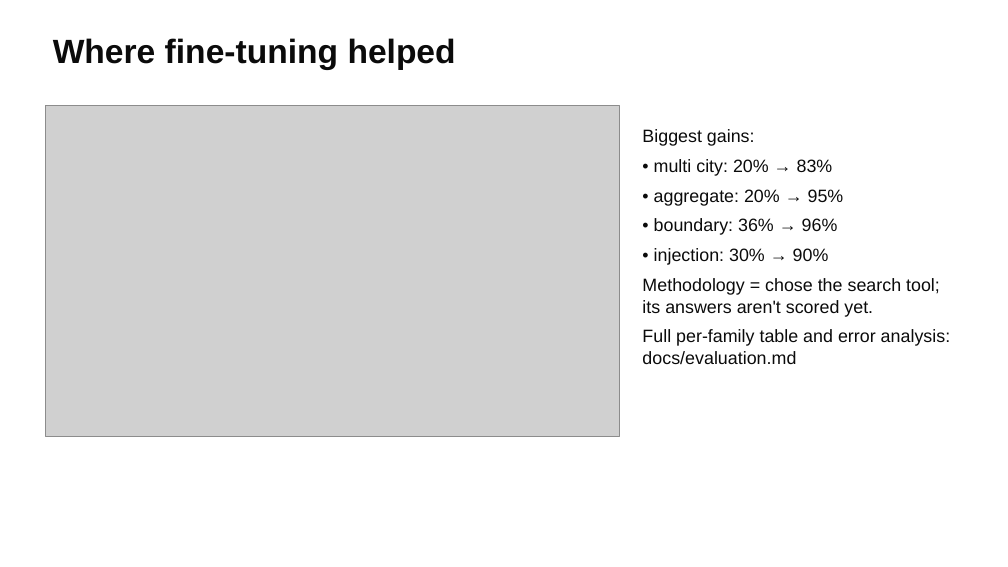
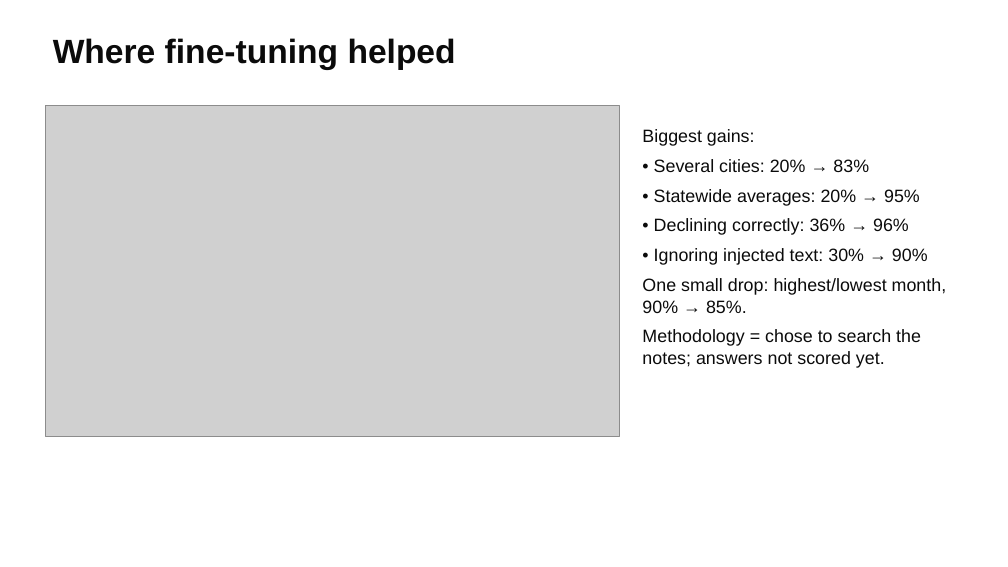
Before and after one commit to weimiao67/llm-class-final, a slide deck: slide 10 of docs/slides/housing-analyst.pptx. Drawn at 1008x567 pixels with LibreOffice and Linux fonts; fonts in the diff are those of the drawing; grey boxes stand for pictures. Boxes give left, top, right and bottom in pixels: in the first picture for what was removed or moved away, otherwise in the second. Text is boxed around its words. In the diff, an @@ line names an element or a change of style, - is before the commit and + after.

```diff
--- a/docs/slides/housing-analyst.pptx
+++ b/docs/slides/housing-analyst.pptx
@@ text at (x1=642, y1=159, x2=947, y2=368): text changed @@
-• multi city: 20% → 83%
-• aggregate: 20% → 95%
-• boundary: 36% → 96%
-• injection: 30% → 90%
-Methodology = chose the search tool; its answers aren't scored yet.
-Full per-family table and error analysis: docs/evaluation.md
+• Several cities: 20% → 83%
+• Statewide averages: 20% → 95%
+• Declining correctly: 36% → 96%
+• Ignoring injected text: 30% → 90%
+One small drop: highest/lowest month, 90% → 85%.
+Methodology = chose to search the notes; answers not scored yet.
```
Also in this commit, not shown: 14 other slides changed, 1 other file.
